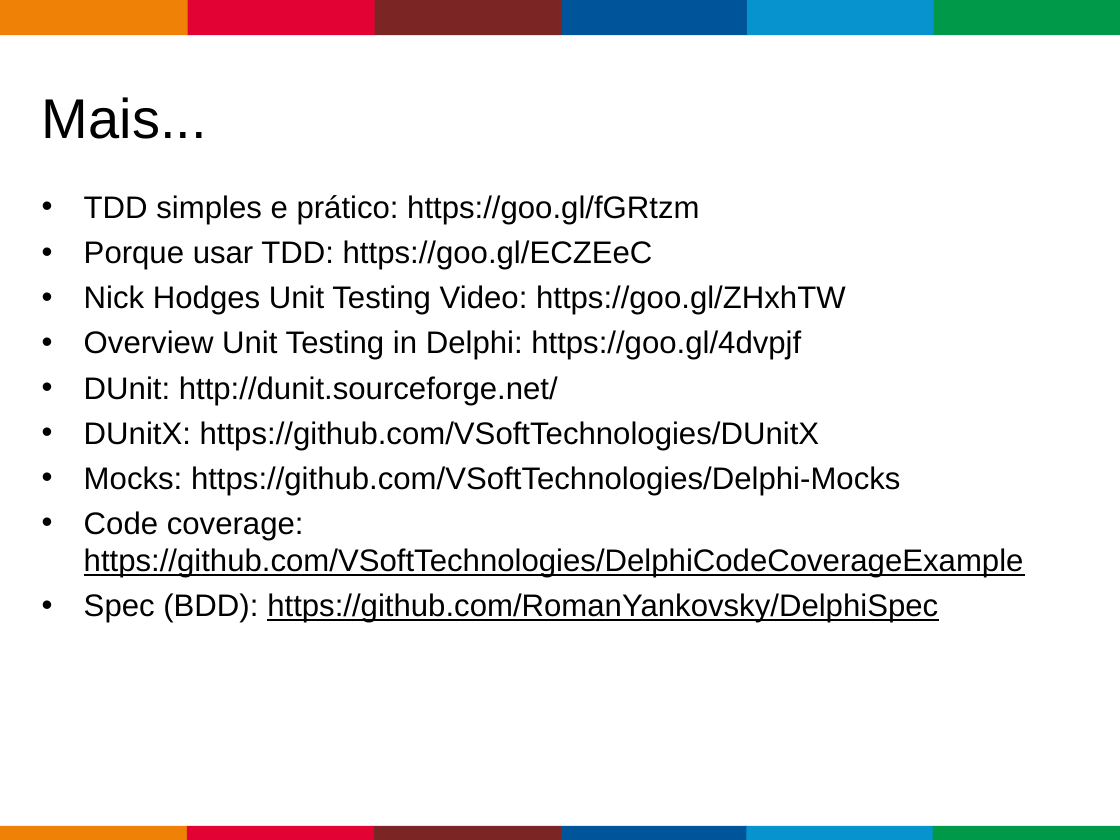
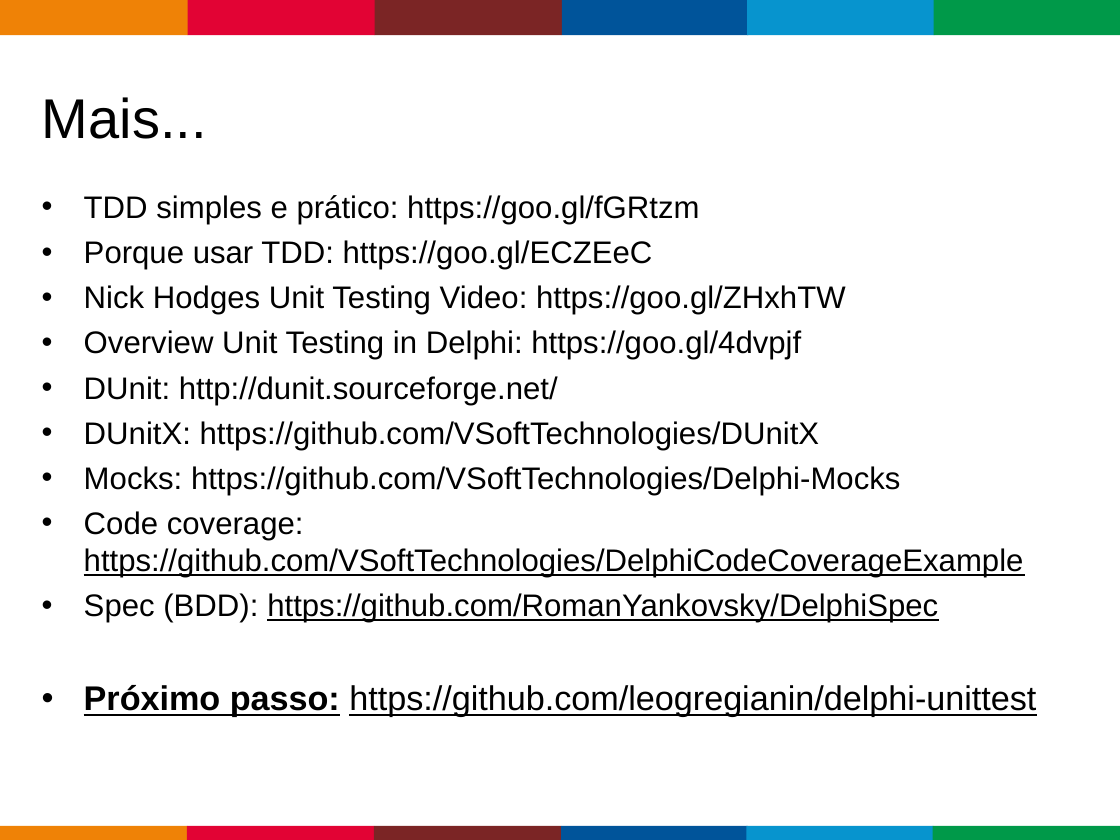
Before and after one commit to bravesoftdz/tdc-2017, a slide deck: slide 18 of Apresentação/Unittest.ppt. Drawn at 1120x840 pixels with LibreOffice and Linux fonts; fonts in the diff are those of the drawing; background and template pictures are left out. Boxes give left, top, right and bottom in pixels: in the first picture for what was removed or moved away, otherwise in the second. Text is boxed around its words. In the diff, an @@ line names an element or a change of style, - is before the commit and + after.

Commit message:
Novo link para github

```diff
--- a/Apresentação/Unittest.ppt
+++ b/Apresentação/Unittest.ppt
@@ text at (84, 685, 1036, 717): paragraph added @@
+• Próximo passo: https://github.com/leogregianin/delphi-unittest
```
